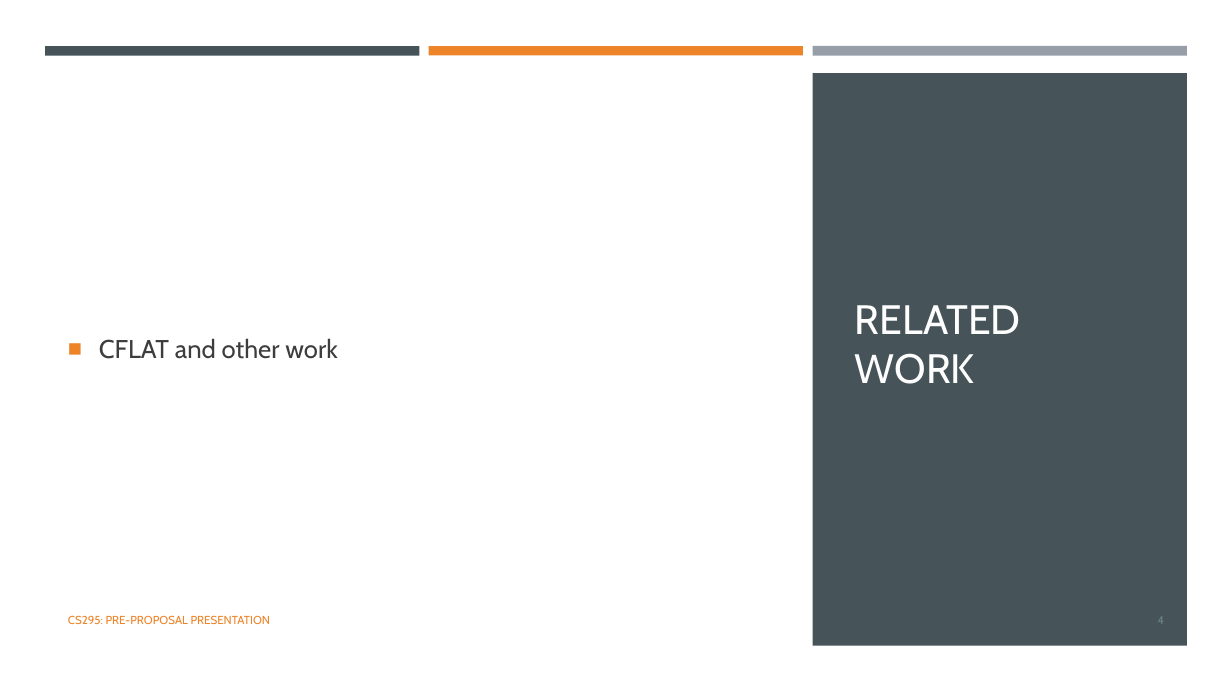
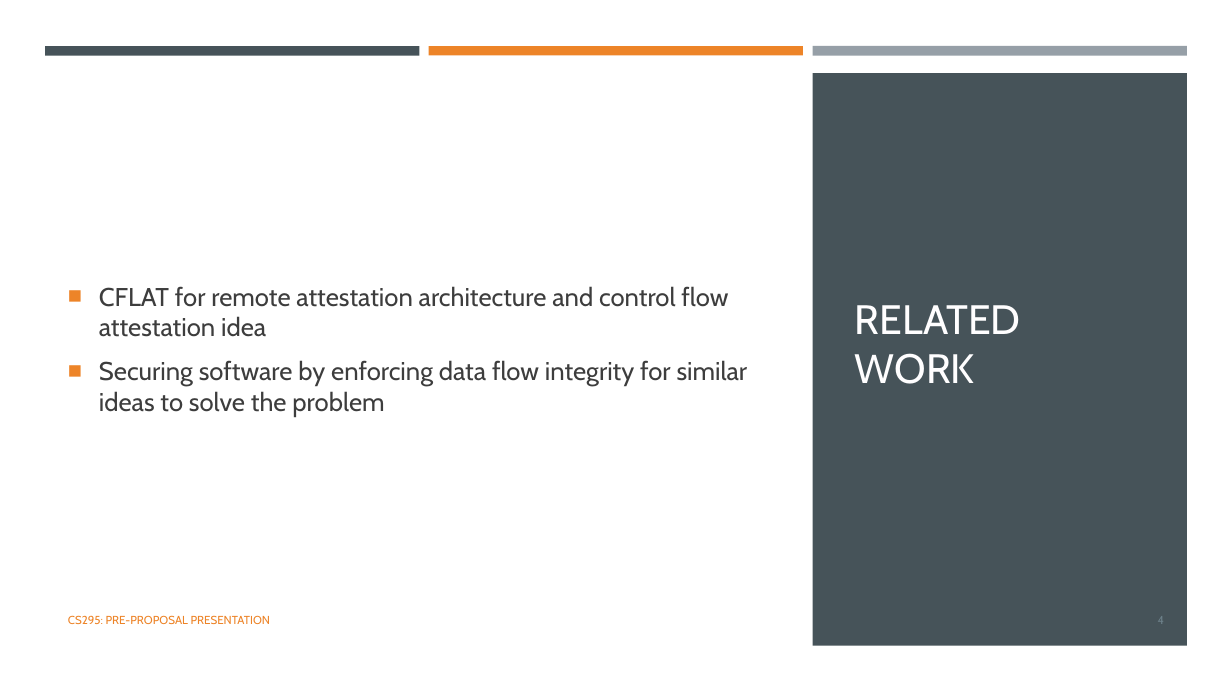
Before and after one commit to sashidhar-jakkamsetti/uci.cs295, a slide deck: slide 4 of dfa.pptx. Drawn at 1232x693 pixels with LibreOffice and Linux fonts; fonts in the diff are those of the drawing. Boxes give left, top, right and bottom in pixels: in the first picture for what was removed or moved away, otherwise in the second. Text is boxed around its words. In the diff, an @@ line names an element or a change of style, - is before the commit and + after.

```diff
--- a/dfa.pptx
+++ b/dfa.pptx
@@ text at [99, 286, 748, 417]: text changed @@
-■ CFLAT and other work
+■ CFLAT for remote attestation architecture and control flow attestation idea
+■ Securing software by enforcing data flow integrity for similar ideas to solve the problem
```
Also in this commit, not shown: 4 other slides changed, 1 slide removed, 1 other file.
